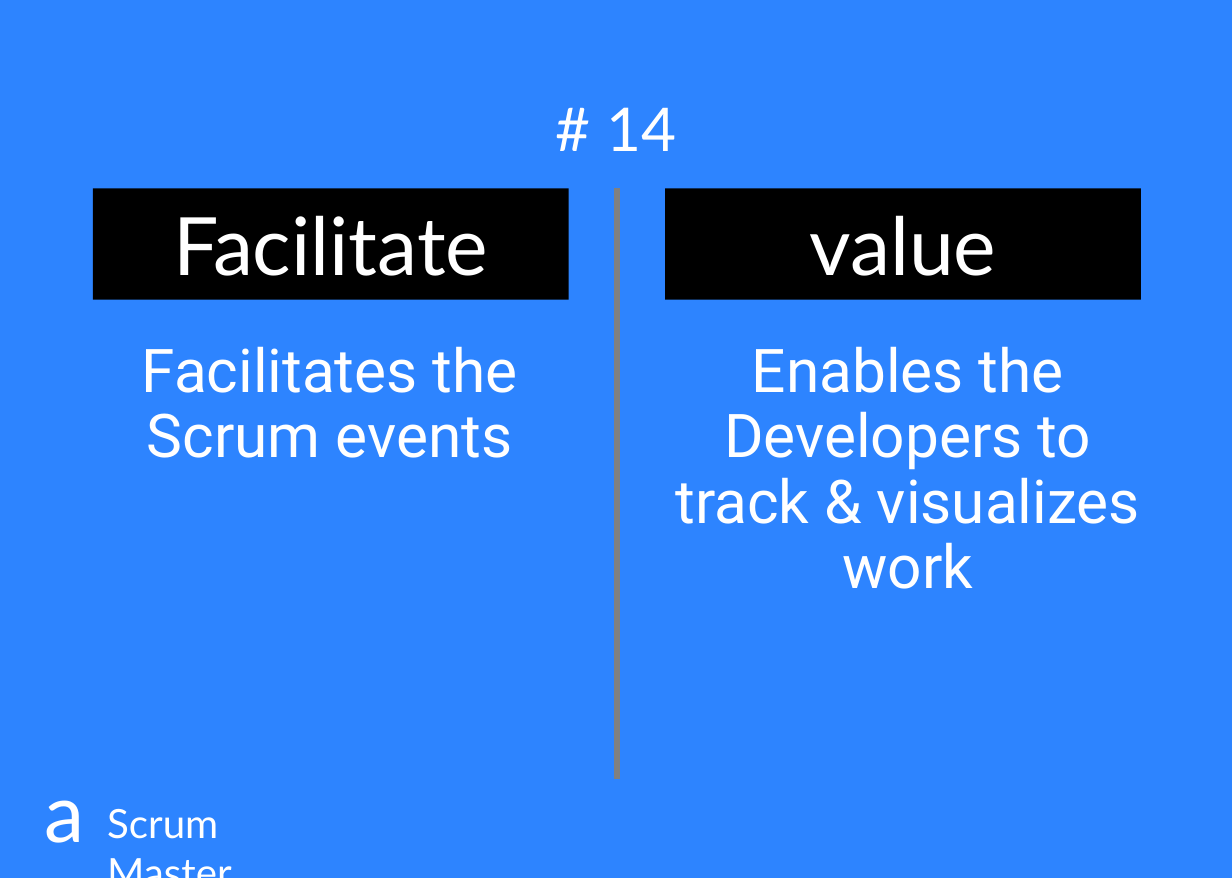
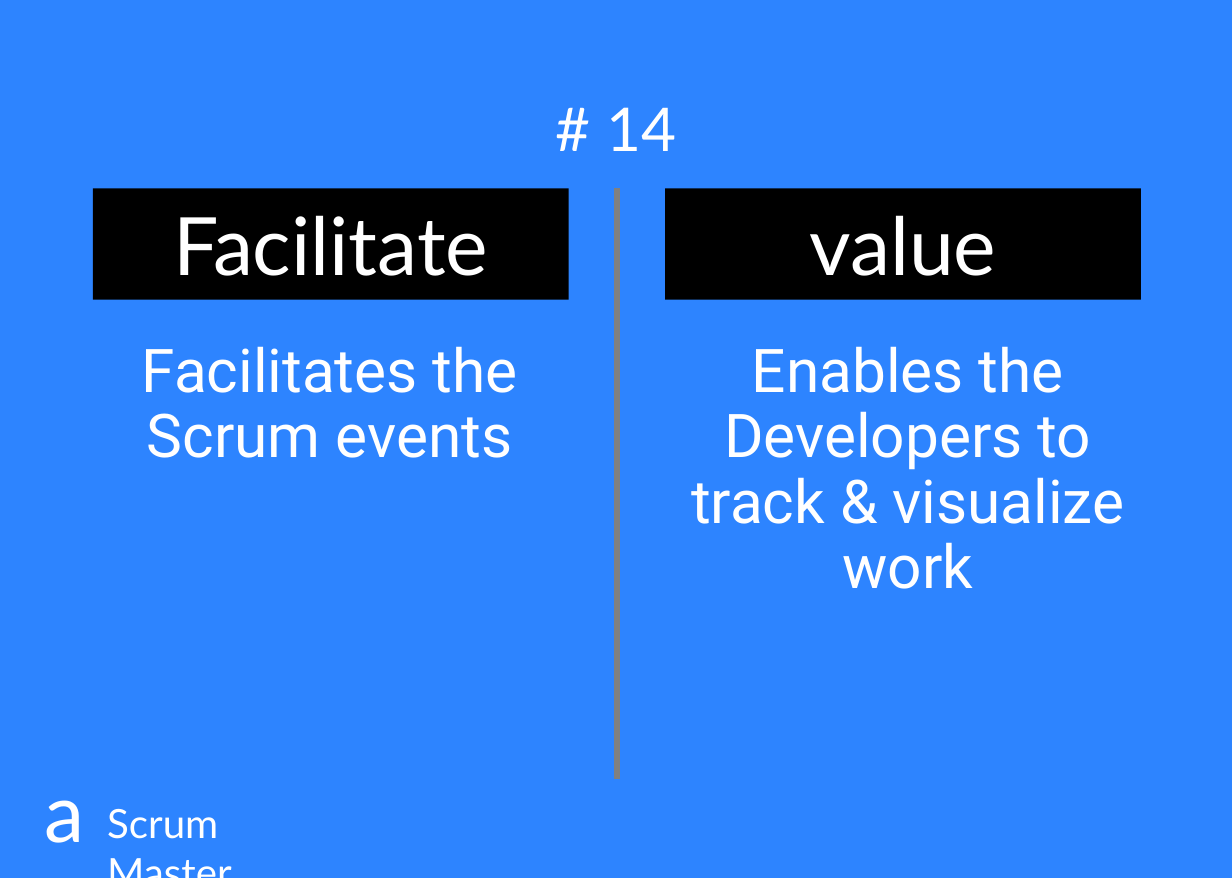
Before and after one commit to ScrumFacilitators/Exploring-Self-Management, a slide deck: slide 17 of Exploring Self-Management.pptx. Drawn at 1232x878 pixels with LibreOffice and Linux fonts; fonts in the diff are those of the drawing; background and template pictures are left out. Boxes give left, top, right and bottom in pixels: in the first picture for what was removed or moved away, otherwise in the second. Text is boxed around its words. In the diff, an @@ line names an element or a change of style, - is before the commit and + after.

```diff
--- a/Exploring Self-Management.pptx
+++ b/Exploring Self-Management.pptx
@@ text at (691, 346, 1125, 589): text changed @@
-Enables the Developers to track & visualizes work
+Enables the Developers to track & visualize work
```
Also in this commit, not shown: 24 other slides changed.
